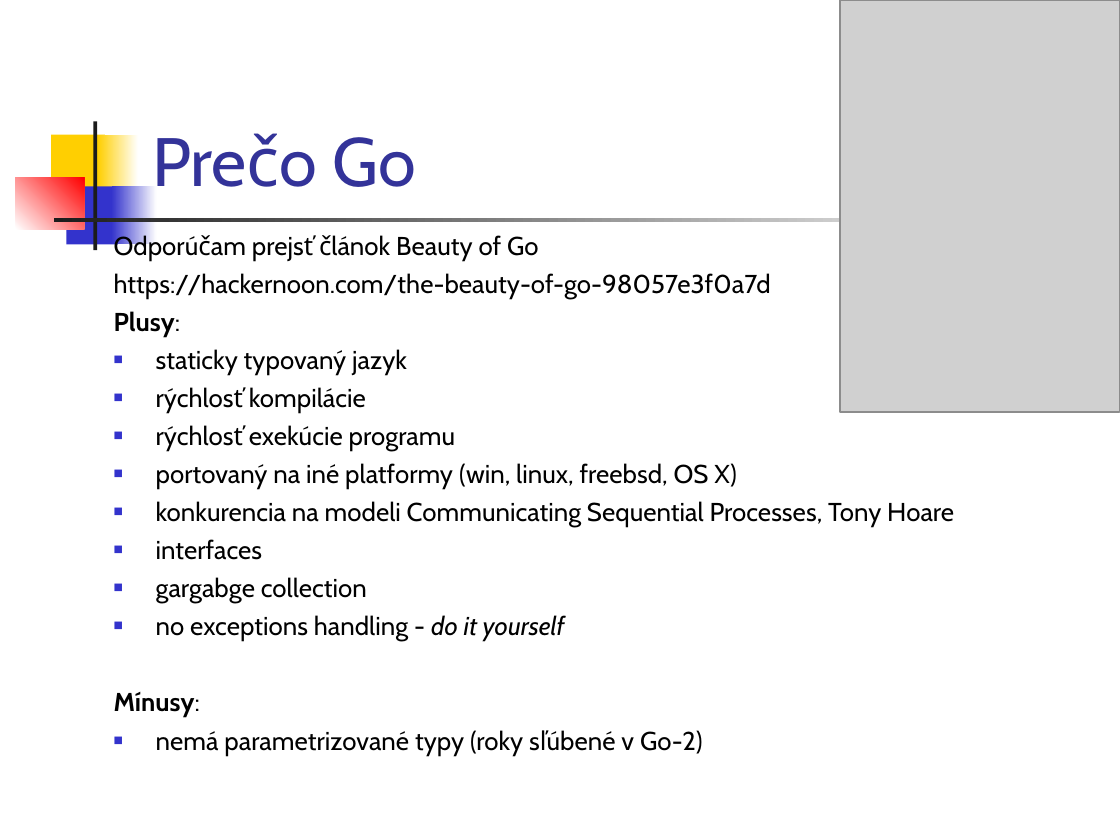
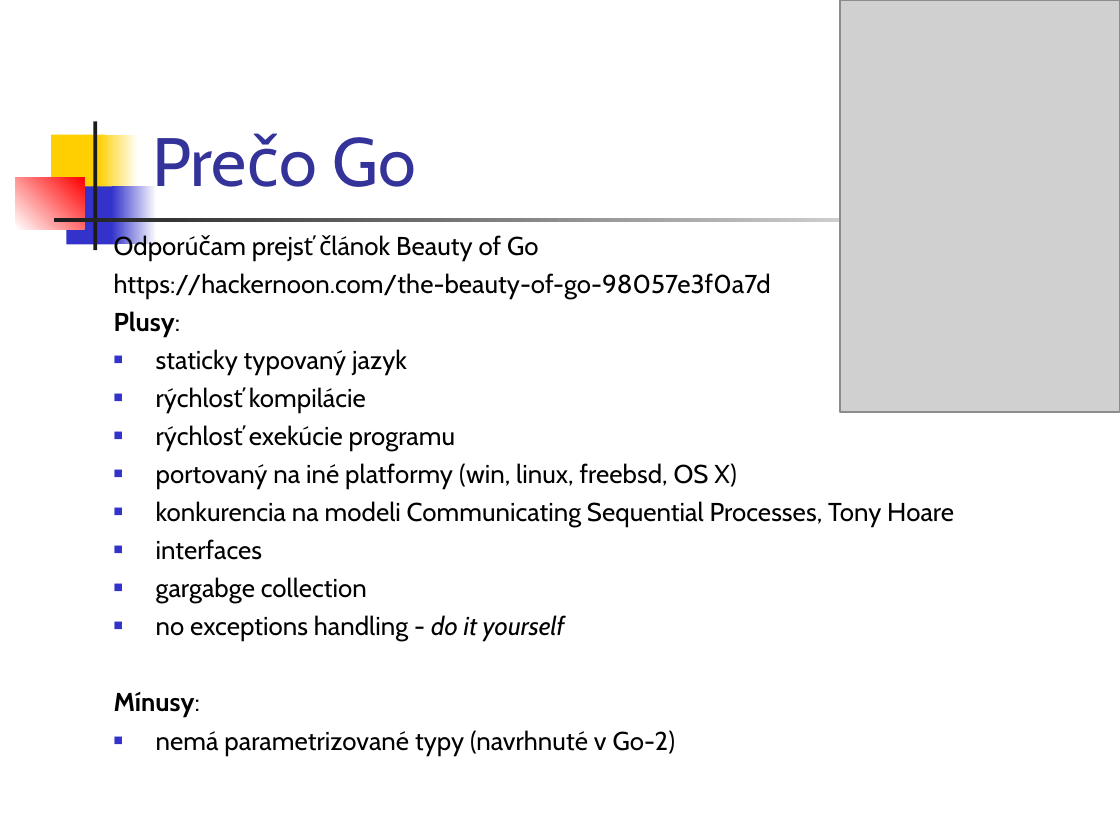
Before and after one commit to paradigmy/Prednasky, a slide deck: slide 5 of 02/go1.ppt. Drawn at 1120x840 pixels with LibreOffice and Linux fonts; fonts in the diff are those of the drawing; grey boxes stand for pictures. Boxes give left, top, right and bottom in pixels: in the first picture for what was removed or moved away, otherwise in the second. Text is boxed around its words. In the diff, an @@ line names an element or a change of style, - is before the commit and + after.

```diff
--- a/02/go1.ppt
+++ b/02/go1.ppt
@@ text at [156, 730, 675, 755]: text changed @@
-■ nemá parametrizované typy (roky sľúbené v Go-2)
+■ nemá parametrizované typy (navrhnuté v Go-2)
```
Also in this commit, not shown: 3 other slides changed, 1 other file.
